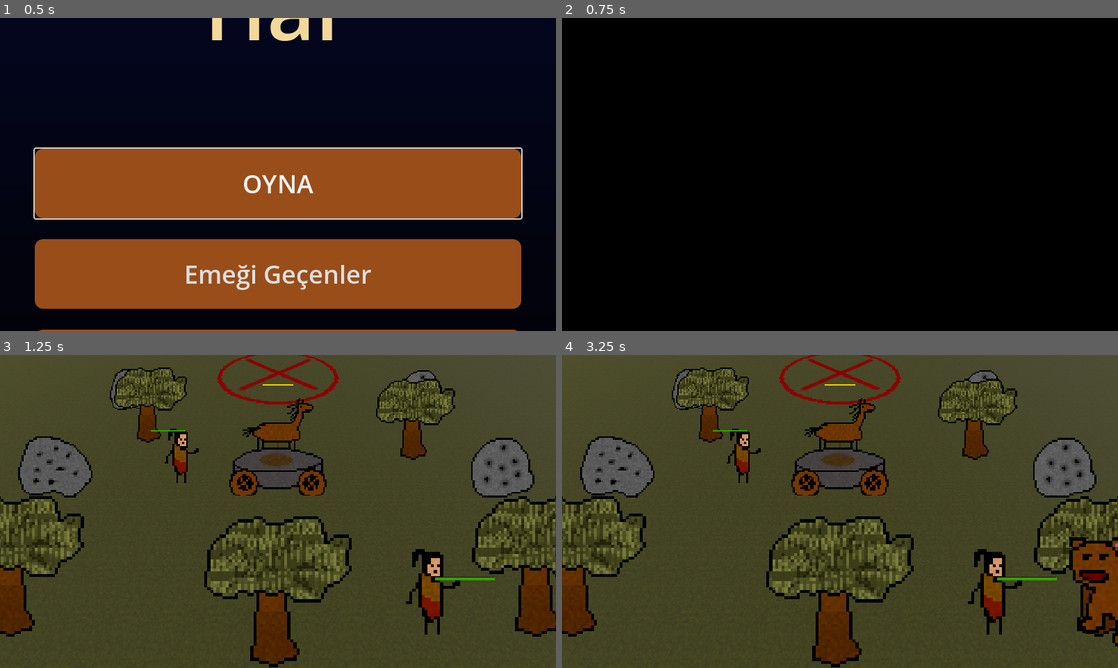
Above: before the commit, frames 1-4 (two rows, left to right).
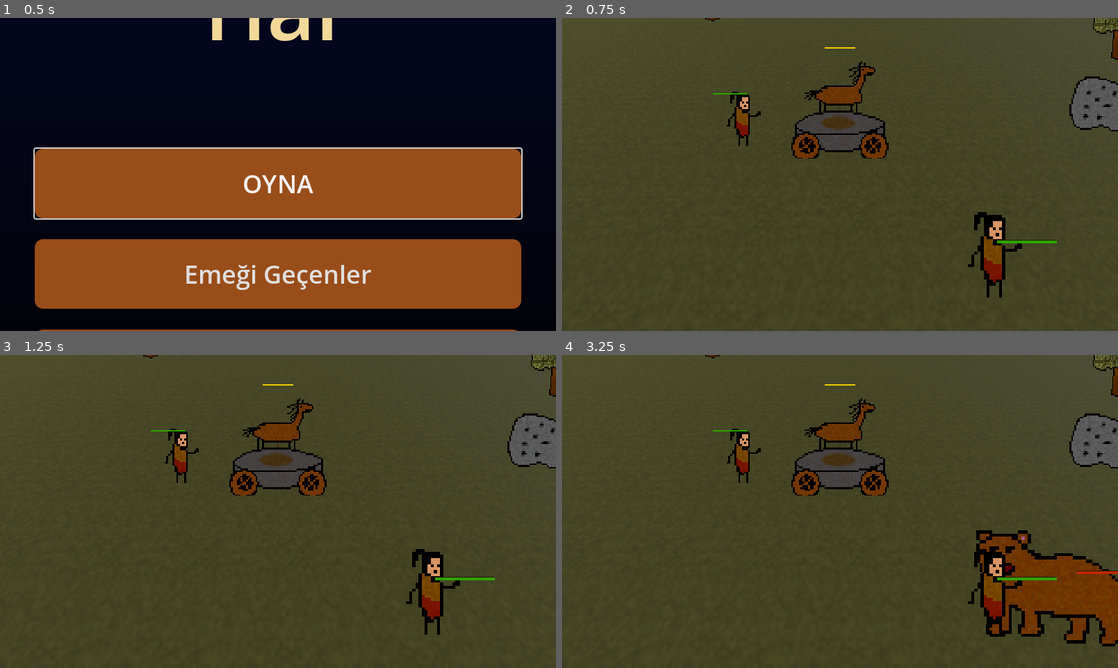
Above: after the commit, the same moments.

Repository: EnesBaytekin/har
Game: Godot game, scene res://scenes/menu/menu.tscn
Same seed, same stepped clock (60 frames per second), same inputs: the game is played once before the commit and once after it.
Inputs (mouse positions are in pixels of both pictures, inside the frame that each line leads up to):
- Up to frame 1 (0.5 s): no input
- Up to frame 2 (0.75 s): click "OYNA" at 0.5 s
- Up to frame 3 (1.25 s): no input
- Up to frame 4 (3.25 s): tap Enter at 1.25, 2.85 s; move the mouse to (962, 495) at 1.27 s; tap 8 at 1.35 s; click (962, 495) at 1.42 s; tap Space at 1.52, 2.27 s; move the mouse to (728, 527) at 2.02 s; tap 9 at 2.1 s; click (728, 527) at 2.17 s; move the mouse to (895, 442) at 2.77 s; click (895, 442) at 2.92 s

Frame 1 is identical in both runs. In frame 2, 98% of the frame differs, in the area x 0-100%, y 0-100%; in frame 3, 17%; in frame 4, 21%.

Commit message:
feat: spawn random environment

Diff:
--- a/scenes/menu/menu.gd
+++ b/scenes/menu/menu.gd
@@ -20,7 +20,7 @@
 	$VBoxContainer/PlayButton.grab_focus()
 
 func _on_play():
-	get_tree().change_scene_to_file("res://scenes/intro_cinematic/intro_cinematic.tscn")
+	get_tree().change_scene_to_file("res://scenes/test/test_scene.tscn")
 
 func _on_credits():
 	get_tree().change_scene_to_file("res://scenes/credits/credits.tscn")
--- /dev/null
+++ b/scenes/test/spawn_timer.gd
@@ -0,0 +1,97 @@
+extends Node3D
+
+## Ağaç sayısı
+@export var tree_count: int = 300
+## Kaya sayısı
+@export var rock_count: int = 200
+## Ayı spawn aralığı (saniye)
+@export var bear_interval_min: float = 20.0
+@export var bear_interval_max: float = 30.0
+## Kurt spawn aralığı (saniye)
+@export var wolf_interval_min: float = 15.0
+@export var wolf_interval_max: float = 25.0
+## Oyuncudan spawn mesafesi
+@export var spawn_distance: float = 20.0
+## Dünya sınırı
+@export var world_half: float = 125.0
+
+const TREE = preload("res://scenes/tree/tree.tscn")
+const ROCK = preload("res://scenes/rock/rock.tscn")
+const BEAR = preload("res://scenes/bear/bear.tscn")
+const WOLF = preload("res://scenes/wolf/wolf.tscn")
+
+var _bear_timer: float = 0.0
+var _wolf_timer: float = 0.0
+
+func _ready():
+	randomize()
+
+	# Target'ı rastgele bir yönde 110 birim uzağa koy
+	var target := get_node("Target") as Node3D
+	if target:
+		var angle := randf() * TAU
+		target.position = Vector3(cos(angle) * 110.0, 0, sin(angle) * 110.0)
+
+	# Ağaçlar
+	var trees_node := Node3D.new()
+	trees_node.name = "Trees"
+	add_child(trees_node)
+	for i in tree_count:
+		var t := TREE.instantiate()
+		t.position = _rand_pos(3.0)
+		trees_node.add_child(t)
+
+	# Kayalar
+	var rocks_node := Node3D.new()
+	rocks_node.name = "Rocks"
+	add_child(rocks_node)
+	for i in rock_count:
+		var r := ROCK.instantiate()
+		r.position = _rand_pos(3.0)
+		rocks_node.add_child(r)
+
+	_bear_timer = randf_range(bear_interval_min, bear_interval_max)
+	_wolf_timer = randf_range(wolf_interval_min, wolf_interval_max)
+
+func _rand_pos(margin: float) -> Vector3:
+	var x := randf_range(-world_half + margin, world_half - margin)
+	var z := randf_range(-world_half + margin, world_half - margin)
+	return Vector3(x, 0, z)
+
+func _process(delta: float) -> void:
+	_bear_timer -= delta
+	_wolf_timer -= delta
+
+	if _bear_timer <= 0:
+		_bear_timer = randf_range(bear_interval_min, bear_interval_max)
+		_spawn(BEAR)
+
+	if _wolf_timer <= 0:
+		_wolf_timer = randf_range(wolf_interval_min, wolf_interval_max)
+		_spawn(WOLF)
+
+func _spawn(scene: PackedScene):
+	var player := _get_random_player()
+	if not player:
+		return
+	var pos := _get_spawn_pos(player.global_position)
+	if pos == Vector3.ZERO:
+		return
+	var inst := scene.instantiate()
+	inst.position = pos
+	get_tree().current_scene.add_child(inst)
+
+func _get_spawn_pos(center: Vector3) -> Vector3:
+	for attempt in 20:
+		var angle := randf() * TAU
+		var x := center.x + cos(angle) * spawn_distance
+		var z := center.z + sin(angle) * spawn_distance
+		if abs(x) < world_half and abs(z) < world_half:
+			return Vector3(x, 0.5, z)
+	return Vector3.ZERO
+
+func _get_random_player() -> Node3D:
+	var all := get_tree().get_nodes_in_group("players")
+	if all.is_empty():
+		return null
+	return all[randi() % all.size()] as Node3D
--- a/scenes/test/test_scene.tscn
+++ b/scenes/test/test_scene.tscn
@@ -8,24 +8,26 @@
 [ext_resource type="PackedScene" uid="uid://dbl2pb7ks0mib" path="res://scenes/rock/rock.tscn" id="6_r"]
 [ext_resource type="PackedScene" uid="uid://btodkonmjwpo5" path="res://scenes/bear/bear.tscn" id="7_b"]
 [ext_resource type="PackedScene" uid="uid://cc7r4lo21hswg" path="res://scenes/wolf/wolf.tscn" id="9_w"]
-[ext_resource type="PackedScene" path="res://scenes/target/target.tscn" id="10_t"]
+[ext_resource type="PackedScene" uid="uid://vj6v2pfecyhl" path="res://scenes/target/target.tscn" id="10_t"]
+[ext_resource type="Script" uid="uid://f820llve25v0" path="res://scenes/test/spawn_timer.gd" id="11_s"]
 
 [sub_resource type="Environment" id="Environment_e1"]
 ambient_light_source = 1
 ambient_light_color = Color(0.35, 0.35, 0.4, 1)
 
 [sub_resource type="BoxShape3D" id="Collision_g1"]
-size = Vector3(50, 0.5, 50)
+size = Vector3(250, 0.5, 250)
 
 [sub_resource type="StandardMaterial3D" id="StandardMaterial3D_lpkca"]
 albedo_texture = ExtResource("3_t")
-uv1_scale = Vector3(50, 50, 1)
+uv1_scale = Vector3(100, 100, 1)
 
 [sub_resource type="PlaneMesh" id="Mesh_g1"]
 material = SubResource("StandardMaterial3D_lpkca")
-size = Vector2(50, 50)
+size = Vector2(250, 250)
 
 [node name="TestScene" type="Node3D" unique_id=2123501991]
+script = ExtResource("11_s")
 
 [node name="WorldEnvironment" type="WorldEnvironment" parent="." unique_id=1047426202]
 environment = SubResource("Environment_e1")
@@ -59,45 +61,11 @@
 [node name="HorseCarriage" parent="." unique_id=1930795067 instance=ExtResource("4_h")]
 transform = Transform3D(1, 0, 0, 0, 1, 0, 0, 0, 1, 0, 0, -4)
 
-[node name="Trees" type="Node3D" parent="." unique_id=1137533249]
-
-[node name="Tree1" parent="Trees" unique_id=1387336952 instance=ExtResource("5_t")]
-transform = Transform3D(1, 0, 0, 0, 1, 0, 0, 0, 1, -5.5, 0, 1.5)
-
-[node name="Tree2" parent="Trees" unique_id=371984936 instance=ExtResource("5_t")]
-transform = Transform3D(1, 0, 0, 0, 1, 0, 0, 0, 1, 5.5, 0, 1.5)
-
-[node name="Tree3" parent="Trees" unique_id=32556794 instance=ExtResource("5_t")]
-transform = Transform3D(1, 0, 0, 0, 1, 0, 0, 0, 1, -5, 0, -5)
-
-[node name="Tree4" parent="Trees" unique_id=254658563 instance=ExtResource("5_t")]
-transform = Transform3D(1, 0, 0, 0, 1, 0, 0, 0, 1, 5, 0, -4)
-
-[node name="Tree5" parent="Trees" unique_id=1260244674 instance=ExtResource("5_t")]
-transform = Transform3D(1, 0, 0, 0, 1, 0, 0, 0, 1, 0, 0, 2)
-
-[node name="Rocks" type="Node3D" parent="." unique_id=472618626]
-
-[node name="Rock1" parent="Rocks" unique_id=224486509 instance=ExtResource("6_r")]
-transform = Transform3D(1, 0, 0, 0, 1, 0, 0, 0, 1, -7, 0, -2)
-
-[node name="Rock2" parent="Rocks" unique_id=1165524960 instance=ExtResource("6_r")]
-transform = Transform3D(1, 0, 0, 0, 1, 0, 0, 0, 1, 7, 0, -2)
-
-[node name="Rock3" parent="Rocks" unique_id=1904685037 instance=ExtResource("6_r")]
-transform = Transform3D(1, 0, 0, 0, 1, 0, 0, 0, 1, -6.5, 0, -7)
-
-[node name="Rock4" parent="Rocks" unique_id=1669369242 instance=ExtResource("6_r")]
-transform = Transform3D(1, 0, 0, 0, 1, 0, 0, 0, 1, 6.5, 0, -7)
-
-[node name="Rock5" parent="Rocks" unique_id=2074462904 instance=ExtResource("6_r")]
-transform = Transform3D(1, 0, 0, 0, 1, 0, 0, 0, 1, 0, 0, 7)
-
 [node name="Bear" parent="." unique_id=579293447 instance=ExtResource("7_b")]
 transform = Transform3D(1, 0, 0, 0, 1, 0, 0, 0, 1, 9, 0, 2)
 
 [node name="Wolf" parent="." unique_id=656998440 instance=ExtResource("9_w")]
 transform = Transform3D(1, 0, 0, 0, 1, 0, 0, 0, 1, -8, 0, 7)
 
-[node name="Target" parent="." instance=ExtResource("10_t")]
+[node name="Target" parent="." unique_id=376675755 instance=ExtResource("10_t")]
 transform = Transform3D(1, 0, 0, 0, 1, 0, 0, 0, 1, 0, 0, -10)
Not shown, added: assets/shaders/menu_bg.gdshader.uid
Not shown, added: scenes/test/spawn_timer.gd.uid
